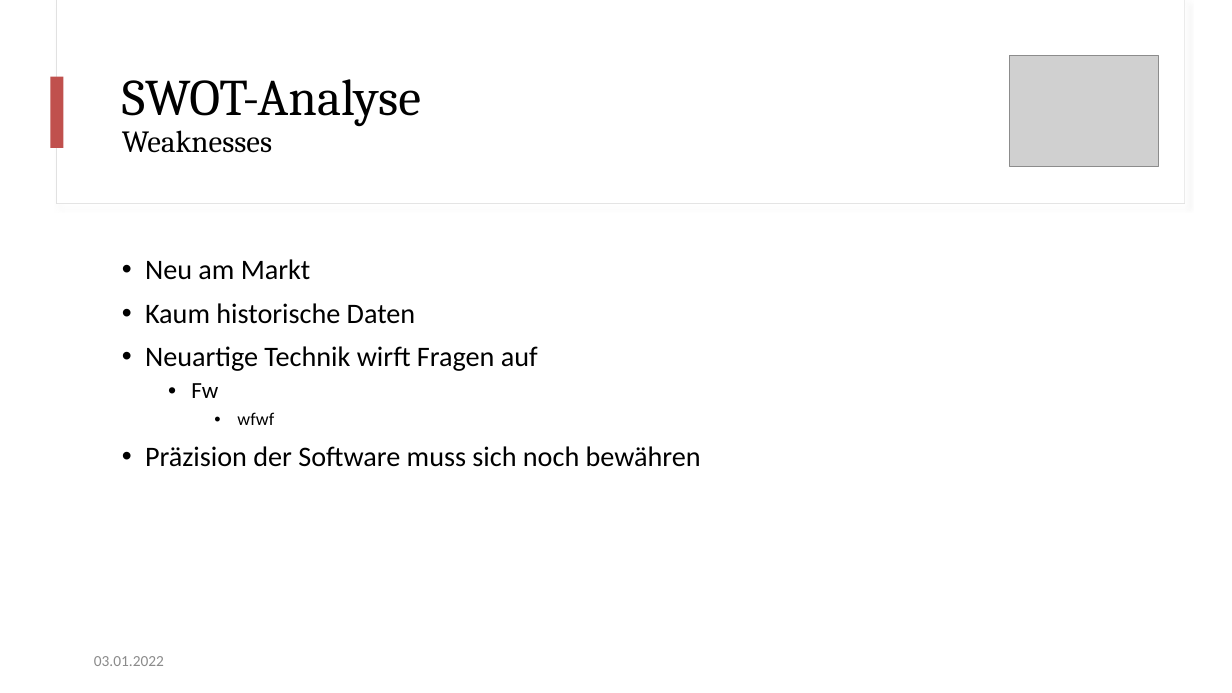
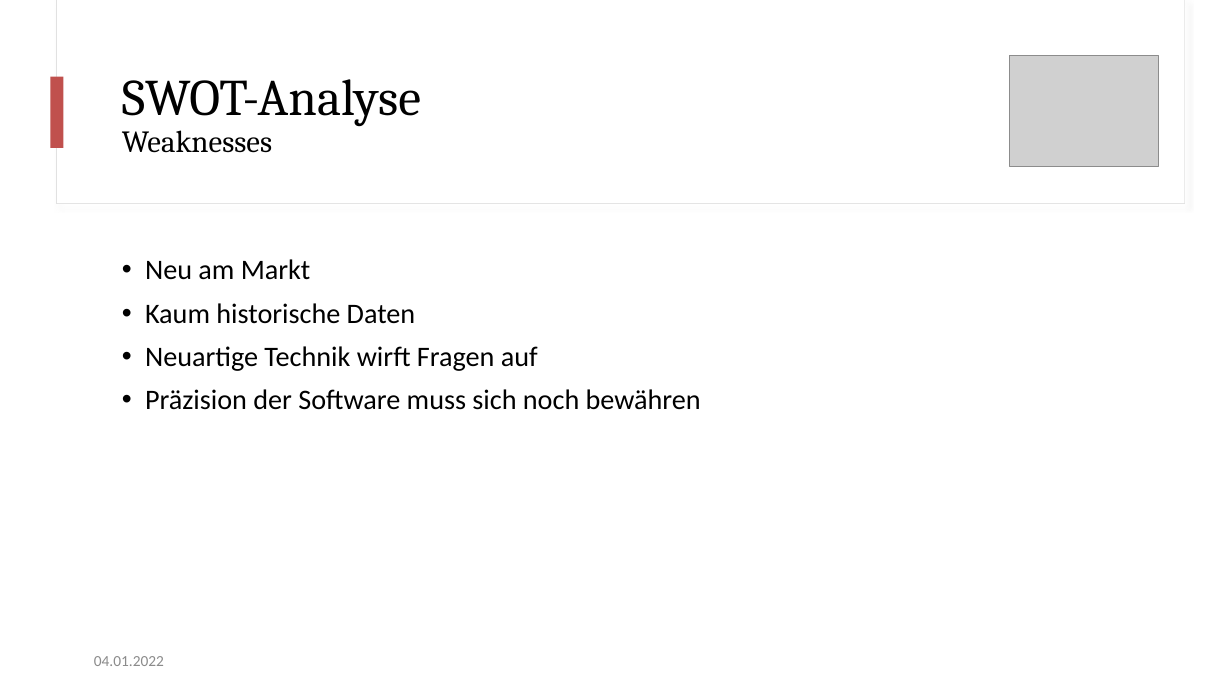
Before and after one commit to florian-frey/FaceBank, a slide deck: slide 5 of presentations/presentation-22_01_07.pptx (slide 4 before the commit). Drawn at 1232x693 pixels with LibreOffice and Linux fonts; fonts in the diff are those of the drawing; grey boxes stand for pictures. Boxes give left, top, right and bottom in pixels: in the first picture for what was removed or moved away, otherwise in the second. Text is boxed around its words. In the diff, an @@ line names an element or a change of style, - is before the commit and + after.

Commit message:
presentation update

```diff
--- a/presentations/presentation-22_01_07.pptx
+++ b/presentations/presentation-22_01_07.pptx
@@ text at (191, 383, 274, 425): paragraphs removed @@
-  • Fw
-    • wfwf
@@ text at (94, 656, 164, 666): text changed @@
-03.01.2022
+04.01.2022
```
Also in this commit, not shown: 31 other slides changed, 2 slides added, 1 other file.
